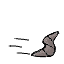
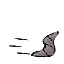
Before/after of a 64 x 64 layered artwork. What changed in the layer stack:
added layer "Sichtbar" above "Hintergrund" over [8, 31, 60, 58]
painted on "Hintergrund" over [8, 31, 60, 58]
